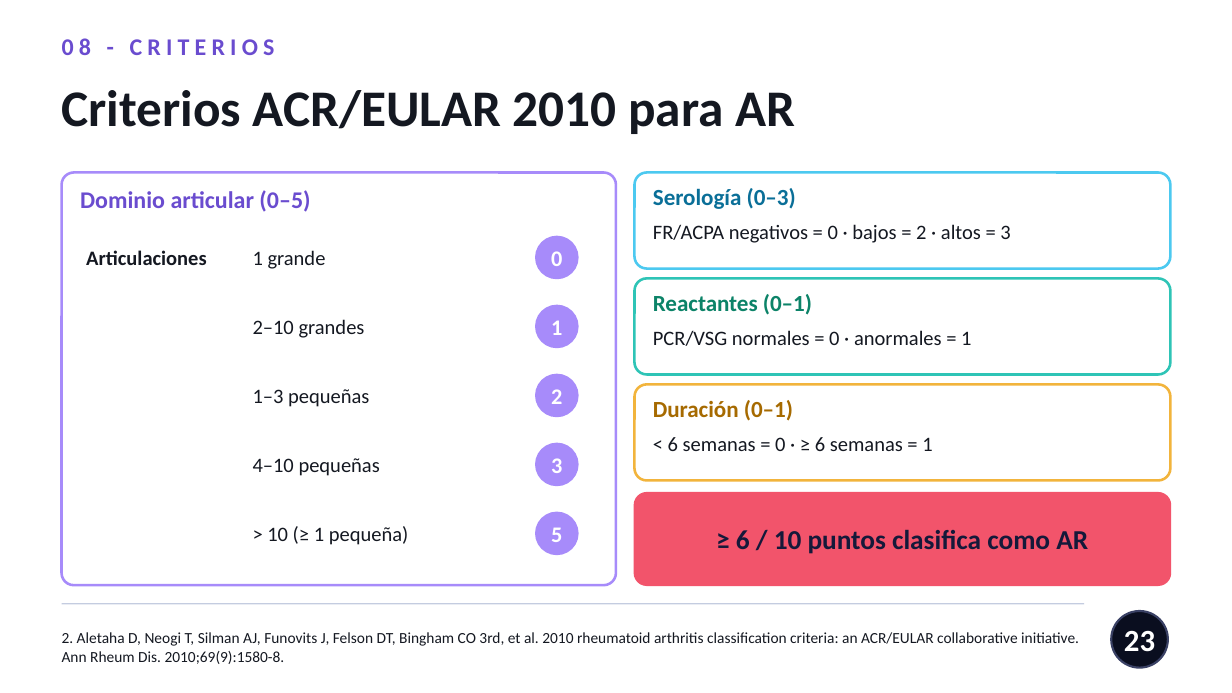
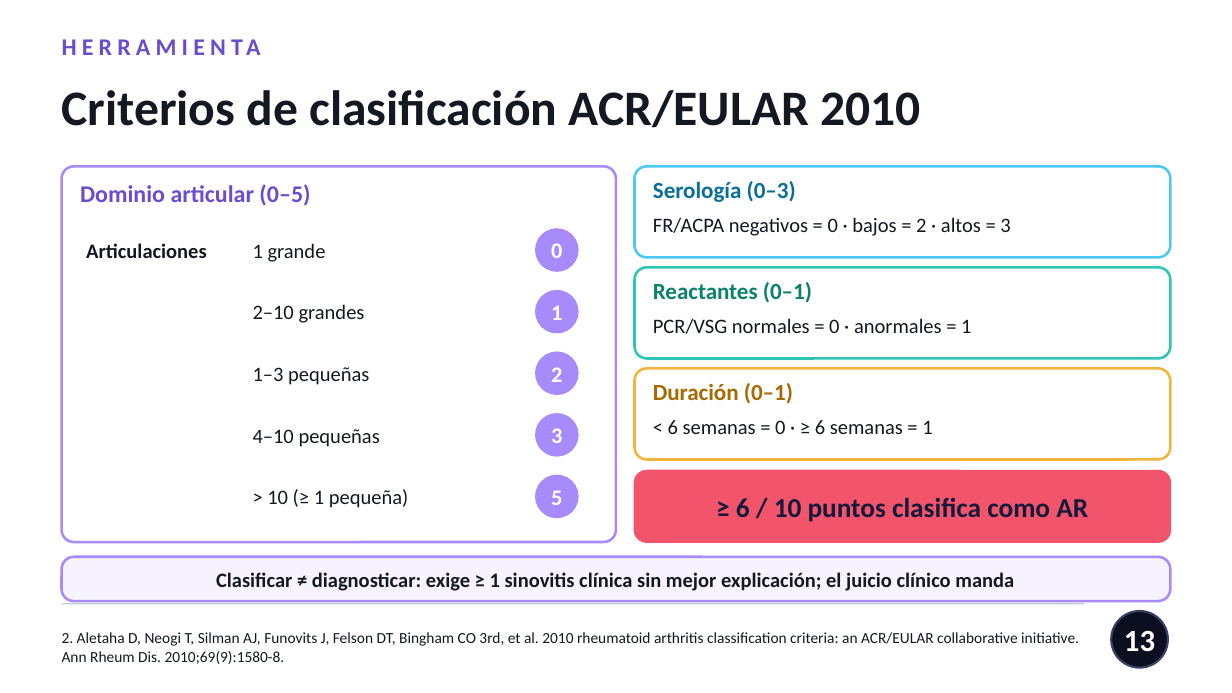
Before and after one commit to nestor120512/nes, a slide deck: slide 13 of Dx_AR_vs_artrosis.pptx (slide 23 before the commit). Drawn at 1232x693 pixels with LibreOffice and Linux fonts; fonts in the diff are those of the drawing. Boxes give left, top, right and bottom in pixels: in the first picture for what was removed or moved away, otherwise in the second. Text is boxed around its words. In the diff, an @@ line names an element or a change of style, - is before the commit and + after.

```diff
--- a/Dx_AR_vs_artrosis.pptx
+++ b/Dx_AR_vs_artrosis.pptx
@@ text at bbox=[62, 38, 275, 55]: text changed @@
-08 - CRITERIOS
+HERRAMIENTA
@@ text at bbox=[62, 90, 920, 128]: text changed; size 30 to 29 pt @@
-Criterios ACR/EULAR 2010 para AR
+Criterios de clasificación ACR/EULAR 2010
@@ rounded rectangle: place and size @@
-rounded rectangle at bbox=[62, 172, 616, 585]
+rounded rectangle at bbox=[62, 166, 616, 542]
@@ rounded rectangle: place and size @@
-rounded rectangle at bbox=[634, 172, 1170, 269]
+rounded rectangle at bbox=[634, 166, 1170, 257]
@@ 3 texts, 1 ellipse: place and size @@
-3 texts, 1 ellipse at bbox=[536, 237, 971, 346]
+3 texts, 1 ellipse at bbox=[536, 229, 971, 334]
@@ 5 texts: place and size @@
-5 texts at bbox=[80, 188, 1010, 269]
+5 texts at bbox=[80, 181, 1010, 262]
@@ rounded rectangle: place and size @@
-rounded rectangle at bbox=[634, 278, 1170, 375]
+rounded rectangle at bbox=[634, 267, 1170, 359]
@@ 4 texts, 1 ellipse: place and size @@
-4 texts, 1 ellipse at bbox=[253, 306, 932, 451]
+4 texts, 1 ellipse at bbox=[253, 291, 932, 434]
@@ text "1–3 pequeñas": place and size @@
-text "1–3 pequeñas" at bbox=[253, 389, 369, 407]
+text "1–3 pequeñas" at bbox=[253, 367, 369, 385]
@@ text "2": place and size @@
-text "2" at bbox=[551, 389, 562, 404]
+text "2" at bbox=[551, 367, 562, 382]
@@ ellipse: place and size @@
-ellipse at bbox=[536, 375, 578, 416]
+ellipse at bbox=[536, 352, 578, 394]
@@ rounded rectangle: place and size @@
-rounded rectangle at bbox=[634, 384, 1170, 480]
+rounded rectangle at bbox=[634, 368, 1170, 460]
@@ 2 texts, 1 ellipse: place and size @@
-2 texts, 1 ellipse at bbox=[253, 444, 578, 485]
+2 texts, 1 ellipse at bbox=[253, 414, 578, 456]
@@ 2 texts, 1 ellipse: place and size @@
-2 texts, 1 ellipse at bbox=[267, 513, 578, 554]
+2 texts, 1 ellipse at bbox=[267, 476, 578, 517]
@@ proportions changed in 5 elements at bbox=[634, 166, 1170, 257], bbox=[634, 267, 1170, 359], bbox=[634, 368, 1170, 460], bbox=[62, 166, 616, 542], bbox=[634, 471, 1170, 542] @@
@@ rounded rectangle: place and size @@
-rounded rectangle at bbox=[634, 493, 1170, 585]
+rounded rectangle at bbox=[634, 471, 1170, 542]
@@ text "≥ 6 / 10 puntos ...": place and size @@
-text "≥ 6 / 10 puntos ..." at bbox=[736, 529, 1088, 554]
+text "≥ 6 / 10 puntos ..." at bbox=[736, 497, 1088, 522]
@@ rounded rectangle added at bbox=[62, 557, 1170, 601], fill #A78BFA at 10% opacity, outline #A78BFA 1.5 pt @@
@@ text added at bbox=[216, 572, 1014, 591], 12 pt, text #141821, bold @@
+Clasificar ≠ diagnosticar: exige ≥ 1 sinovitis clínica sin mejor explicación; el juicio clínico manda
@@ page number at bbox=[1124, 630, 1155, 652]: text changed @@
-23
+13
```
Also in this commit, not shown: 20 other slides changed, 1 slide added, 14 slides removed.
